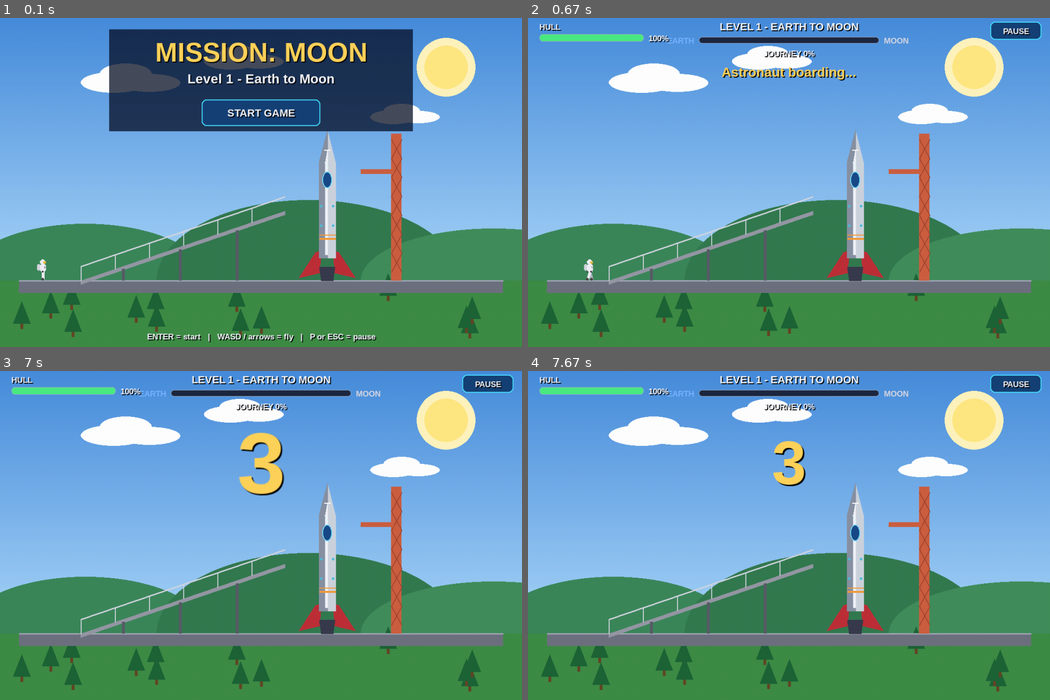
Above: before the commit, frames 1-4 (two rows, left to right).
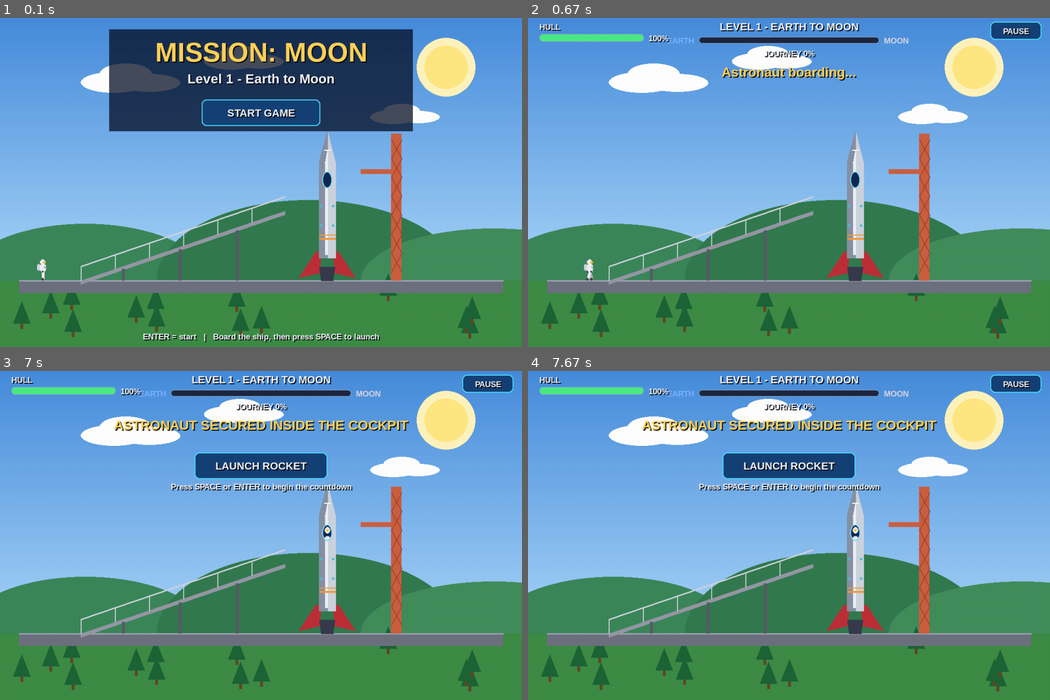
Above: after the commit, the same moments.

Repository: meghana-468/ECLIPSE
Game: pygame game, started from level1.py
The game is run twice, just before and just after one commit, with the same random seed, the same clock (stepped at 60 frames per second) and the same inputs.
Inputs (mouse positions are in pixels of both pictures, inside the frame that each line leads up to):
- Up to frame 1 (0.1 s): no input
- Up to frame 2 (0.67 s): tap Enter at 0.33 s
- Up to frame 3 (7 s): tap Enter at 0.67 s; click (281, 574) at 1.05 s
- Up to frame 4 (7.67 s): no input

The runs differ from the first frame. In frame 1, 0.8% of the frame differs, in the area x 27-73%, y 46-99%; in frame 2, less than 0.1%; in frame 3, 4.4%, in the area x 21-79%, y 14-52%; in frame 4, 4.1%.

Commit message:
spaceship

Diff:
--- a/level1.py
+++ b/level1.py
@@ -2,15 +2,17 @@
 LEVEL 1 - EARTH TO MOON   (pygame version of the Panda3D level)
 Requires:  pip install pygame        (pygame 2.0 or newer)
 Run alone: python levels/level1_pygame.py
-Same flow and features as the Panda3D level:
-    menu (Start Game button) -> astronaut boards the ship -> countdown
-    3, 2, 1, LAUNCH! -> takeoff -> flight (stars, Earth behind, Moon ahead,
+Game flow:
+    menu -> astronaut boards the ship -> pilot waits inside the cockpit
+    -> player presses SPACE/ENTER or clicks LAUNCH -> countdown -> takeoff
+    -> flight (stars, Earth behind, Moon ahead,
     asteroids) -> approach to the Moon -> crash-landing on the Moon ->
     Level 1 ending screen with a hint about Level 2.
 
 Controls
     Arrow keys / WASD ... fly            P or ESC ... pause / resume
-    ENTER or SPACE ...... start / continue         R ... retry after a crash
+    ENTER or SPACE ...... start / launch / continue
+    Click LAUNCH ........ launch after boarding     R ... retry after a crash
 
 Everything is drawn in code (a 2D version of the capsule ship and the
 astronaut), so no image or sound files are needed.
@@ -190,7 +192,7 @@
 # ======================================================================
 #  Artwork (all drawn with pygame primitives)
 # ======================================================================
-def draw_ship(surf, ox, oy, s, flame=0.0, hatch=1.0):
+def draw_ship(surf, ox, oy, s, flame=0.0, hatch=1.0, pilot=False):
     """Classic straight rocket ship, upright with nose at the top.
 
     (ox, oy) is the centre x and the bottom of the engine nozzle.
@@ -232,10 +234,24 @@
     poly((240, 242, 248), [(-0.14, 1.2), (-0.14, 6.8),
                            (0.0, 7.7), (0.0, 1.2)])
 
-    # Dark cockpit window near the top.
+    # Cockpit window. Once the astronaut has boarded, show their helmet and
+    # shoulders INSIDE the glass (rather than standing beside the rocket).
     window = pygame.Rect(int(X(-0.31)), int(Y(6.35)),
                          max(3, int(0.62 * s)), max(3, int(1.05 * s)))
-    pygame.draw.ellipse(surf, (25, 75, 135), window)
+    pygame.draw.ellipse(surf, (16, 42, 82), window)
+    if pilot:
+        # Draw the suit/shoulders first, then the helmet and visor.
+        shoulders = pygame.Rect(0, 0, max(3, int(0.43 * s)), max(3, int(0.30 * s)))
+        shoulders.center = (int(X(0.0)), int(window.top + 0.88 * s))
+        pygame.draw.ellipse(surf, (225, 230, 241), shoulders)
+        pygame.draw.ellipse(surf, (150, 160, 180), shoulders, max(1, int(0.04 * s)))
+        helmet = pygame.Rect(0, 0, max(3, int(0.38 * s)), max(3, int(0.43 * s)))
+        helmet.center = (int(X(0.0)), int(window.top + 0.36 * s))
+        pygame.draw.ellipse(surf, (240, 242, 248), helmet)
+        visor = pygame.Rect(0, 0, max(2, int(0.25 * s)), max(2, int(0.20 * s)))
+        visor.center = (int(X(0.0)), int(window.top + 0.38 * s))
+        pygame.draw.ellipse(surf, (240, 188, 65), visor)
+        pygame.draw.ellipse(surf, (255, 232, 145), visor, max(1, int(0.035 * s)))
     pygame.draw.ellipse(surf, (115, 220, 255), window, max(1, int(0.08 * s)))
     pygame.draw.line(surf, (220, 248, 255),
                      ip(X(-0.16), Y(6.95)), ip(X(0.02), Y(6.55)),
@@ -501,9 +517,9 @@
     TAKEOFF_SECONDS = 6.5
     LANDING_DESCENT = 8.0
 
-    PAUSABLE = ("boarding", "countdown", "takeoff", "flight", "arrival", "landing")
-    SCENE_OF = {"menu": "launch", "boarding": "launch", "countdown": "launch",
-                "takeoff": "launch", "flight": "flight", "arrival": "flight",
+    PAUSABLE = ("boarding", "ready", "countdown", "takeoff", "flight", "arrival", "landing")
+    SCENE_OF = {"menu": "launch", "boarding": "launch", "ready": "launch",
+                "countdown": "launch", "takeoff": "launch", "flight": "flight", "arrival": "flight",
                 "crashed": "flight", "landing": "moon", "complete": "moon"}
 
     def __init__(self, screen, on_complete=None, on_exit=None):
@@ -538,6 +554,7 @@
         self.parts = Particles()
 
         self.start_btn = Button((W // 2 - 125, 178, 250, 56), "START GAME")
+        self.launch_btn = Button((W // 2 - 140, 178, 280, 56), "LAUNCH ROCKET")
         self.pause_btn = Button((W - 126, 14, 108, 38), "PAUSE")
         self.resume_btn = Button((W // 2 - 140, 300, 280, 52), "RESUME")
         self.restart_btn = Button((W // 2 - 140, 366, 280, 52), "RESTART LEVEL")
@@ -608,6 +625,12 @@
         if self.state == "menu":
             self.set_state("boarding")
 
+    def launch_rocket(self):
+        """Begin the countdown only when the player requests launch."""
+        if self.state == "ready":
+            self.hatch = 1.0
+            self.set_state("countdown")
+
     def begin_flight(self, message):
         self.set_state("flight")
         self.fade = 0.0
@@ -688,6 +711,8 @@
                     return
                 if self.state == "menu":
                     self.start_game()
+                elif self.state == "ready":
+                    self.launch_rocket()
                 elif self.state == "complete":
                     self.finish()
             elif event.key == pygame.K_r and not self.paused:
@@ -707,6 +732,8 @@
         st = self.state
         if st == "menu" and self.start_btn.hit(pos):
             self.start_game()
+        elif st == "ready" and self.launch_btn.hit(pos):
+            self.launch_rocket()
         elif st == "crashed":
             if self.retry_btn.hit(pos):
                 self.retry()
@@ -758,7 +785,9 @@
             self.hatch = ease_io(t_close / 0.9)
         if self.t >= walk_t + 0.5 + 0.9 + 0.4:
             self.hatch = 1.0
-            self.set_state("countdown")
+            self.astro_visible = False
+            self.set_state("ready")
+            self.say("Pilot secured. Press SPACE / ENTER or click LAUNCH ROCKET.", 12.0)
 
     def _update_takeoff(self, dt):
         self.rise = 1050.0 * ease_in(self.t / 6.0)
@@ -946,7 +975,8 @@
         flame = 0.0
         if st == "takeoff":
             flame = random.uniform(0.9, 1.3)
-        draw_ship(w, LAUNCH_SHIP_X, ny, LAUNCH_SCALE, flame, self.hatch)
+        draw_ship(w, LAUNCH_SHIP_X, ny, LAUNCH_SCALE, flame, self.hatch,
+                  pilot=(st in ("ready", "countdown", "takeoff")))
         if self.astro_visible and st in ("menu", "boarding"):
             draw_astronaut(w, self.astro_x, self.astro_y, 0.68 * self.astro_scale,
                            self.astro_phase, self.astro_face)
@@ -984,7 +1014,7 @@
                 sw, sh = int(6.4 * fs), int(21 * fs)
                 spr = pygame.Surface((sw, sh), pygame.SRCALPHA)
                 draw_ship(spr, sw / 2.0, sh / 2.0 + 5.0 * fs, fs,
-                          random.uniform(0.85, 1.25), 1.0)
+                          random.uniform(0.85, 1.25), 1.0, pilot=True)
                 tilt = -self.vel_x / self.SHIP_SPEED * 14.0
                 rot = pygame.transform.rotate(spr, tilt)
                 w.blit(rot, rot.get_rect(center=ip(self.ship_x, self.ship_y)))
@@ -995,14 +1025,14 @@
         if self.touched_down:
             # Draw the capsule tilted on its side to show the crash landing.
             ship_surface = pygame.Surface((340, 390), pygame.SRCALPHA)
-            draw_ship(ship_surface, 170, 330, LAUNCH_SCALE, 0.0, self.hatch)
+            draw_ship(ship_surface, 170, 330, LAUNCH_SCALE, 0.0, self.hatch, pilot=True)
             crashed_ship = pygame.transform.rotate(ship_surface, 68)
             w.blit(crashed_ship, crashed_ship.get_rect(
                 center=ip(LAND_X, GROUND_Y - 38)))
         else:
             draw_ship(w, LAND_X, self.land_y, LAUNCH_SCALE,
                       self.land_flame * random.uniform(0.9, 1.2)
-                      if self.land_flame > 0 else 0.0, self.hatch)
+                      if self.land_flame > 0 else 0.0, self.hatch, pilot=True)
 
         # The astronaut stays inside; Level 1 ends after the impact.
 
@@ -1017,13 +1047,19 @@
             draw_text(c, "MISSION: MOON", self.f_big, GOLD, (W // 2, 78))
             draw_text(c, "Level 1 - Earth to Moon", self.f_med, WHITE, (W // 2, 134))
             self.start_btn.draw(c, self.f_btn, mouse)
-            draw_text(c, "ENTER = start   |   WASD / arrows = fly   |   P or ESC = pause",
+            draw_text(c, "ENTER = start   |   Board the ship, then press SPACE to launch",
                       self.f_small, WHITE, (W // 2, H - 22))
             return
 
         self._draw_hud(c, mouse)
 
-        if st == "countdown":
+        if st == "ready":
+            draw_text(c, "ASTRONAUT SECURED INSIDE THE COCKPIT", self.f_med,
+                      GOLD, (W // 2, 120))
+            self.launch_btn.draw(c, self.f_btn, mouse)
+            draw_text(c, "Press SPACE or ENTER to begin the countdown",
+                      self.f_small, WHITE, (W // 2, 250))
+        elif st == "countdown":
             labels = ("3", "2", "1", "LAUNCH!")
             idx = min(3, int(self.t))
             pop = lerp(1.8, 1.0, ease_out((self.t - int(self.t)) / 0.45))
